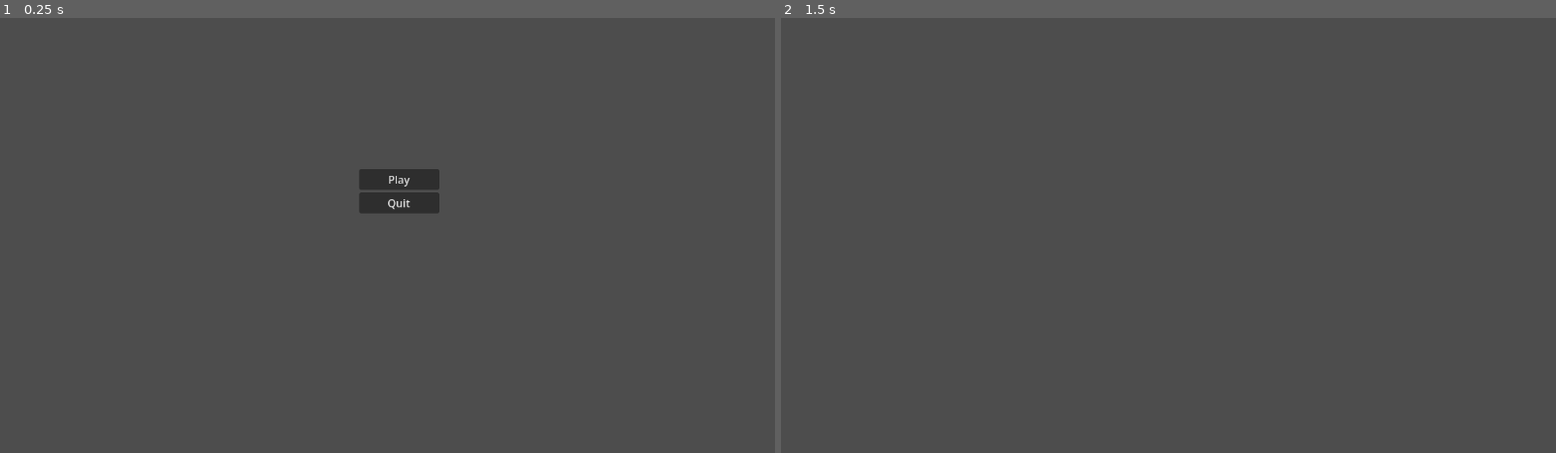
Above: before the commit, frames 1-2 (left to right).
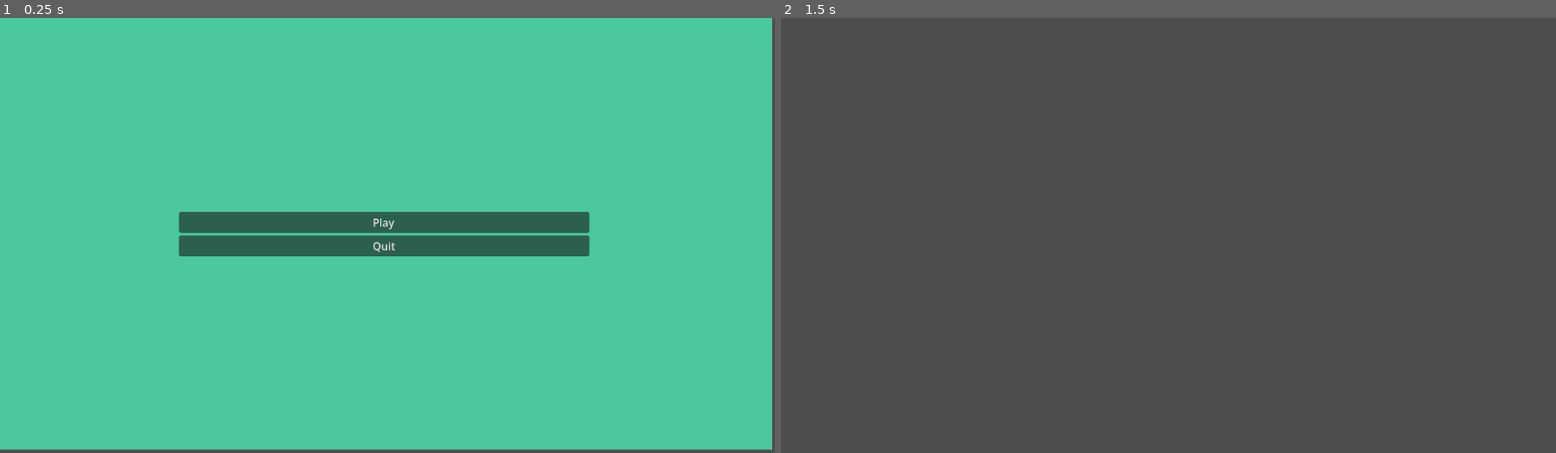
Above: after the commit, the same moments.

Repository: Ibrahim325384/Arabic-Alphabet-Game
Game: Godot game, scene res://home_page.tscn
The game is run twice, just before and just after one commit, with the same random seed, the same clock (stepped at 60 frames per second) and the same inputs.
Inputs:
- Up to frame 1 (0.25 s): no input
- Up to frame 2 (1.5 s): click "Play" at 0.5 s; tap Enter at 1.25 s

The runs differ from the first frame. In frame 1, 99% of the frame differs, in the area x 0-100%, y 0-100%; in frame 2, nothing differs.

Commit message:
Changed color of main menu with a color rect

Diff:
--- a/home_page.tscn
+++ b/home_page.tscn
@@ -1,6 +1,8 @@
 [gd_scene format=3 uid="uid://b5hwsvq5pye4p"]
 
 [ext_resource type="Script" uid="uid://dp45yh1w38b4n" path="res://main_menu.gd" id="1_sc02a"]
+
+[sub_resource type="Theme" id="Theme_sc02a"]
 
 [node name="Main Menu" type="Control" unique_id=147734743]
 layout_mode = 3
@@ -9,28 +11,35 @@
 anchor_bottom = 1.0
 grow_horizontal = 2
 grow_vertical = 2
+theme = SubResource("Theme_sc02a")
 script = ExtResource("1_sc02a")
 
-[node name="MarginContainer" type="MarginContainer" parent="." unique_id=1821587216]
+[node name="ColorRect" type="ColorRect" parent="." unique_id=735486462]
+layout_mode = 0
+offset_right = 1148.0
+offset_bottom = 643.0
+color = Color(0.2922061, 0.78603417, 0.61876947, 1)
+
+[node name="MarginContainer" type="MarginContainer" parent="ColorRect" unique_id=1821587216]
 layout_mode = 1
 anchors_preset = -1
 anchor_right = 0.164
 anchor_bottom = 0.30600002
-offset_left = 534.0
-offset_top = 225.0
-offset_right = 464.072
-offset_bottom = 200.71199
+offset_left = 266.0
+offset_top = 289.0
+offset_right = 687.728
+offset_bottom = 359.242
 
-[node name="VBoxContainer" type="VBoxContainer" parent="MarginContainer" unique_id=1335559066]
+[node name="VBoxContainer" type="VBoxContainer" parent="ColorRect/MarginContainer" unique_id=1335559066]
 layout_mode = 2
 
-[node name="Play" type="Button" parent="MarginContainer/VBoxContainer" unique_id=377327897]
+[node name="Play" type="Button" parent="ColorRect/MarginContainer/VBoxContainer" unique_id=377327897]
 layout_mode = 2
 text = "Play"
 
-[node name="Quit" type="Button" parent="MarginContainer/VBoxContainer" unique_id=1198531364]
+[node name="Quit" type="Button" parent="ColorRect/MarginContainer/VBoxContainer" unique_id=1198531364]
 layout_mode = 2
 text = "Quit"
 
-[connection signal="pressed" from="MarginContainer/VBoxContainer/Play" to="." method="_on_play_pressed"]
-[connection signal="pressed" from="MarginContainer/VBoxContainer/Quit" to="." method="_on_quit_pressed"]
+[connection signal="pressed" from="ColorRect/MarginContainer/VBoxContainer/Play" to="." method="_on_play_pressed"]
+[connection signal="pressed" from="ColorRect/MarginContainer/VBoxContainer/Quit" to="." method="_on_quit_pressed"]
